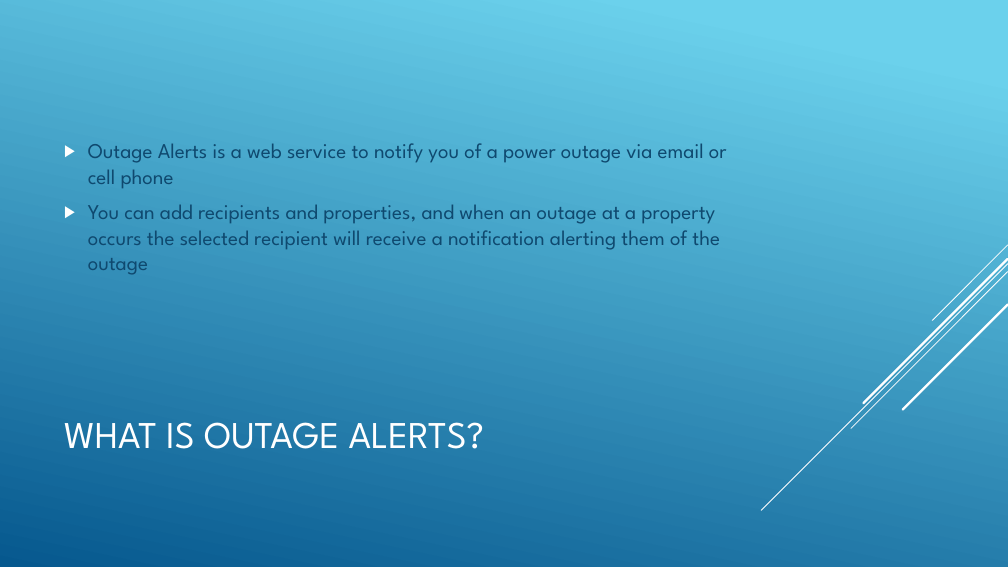
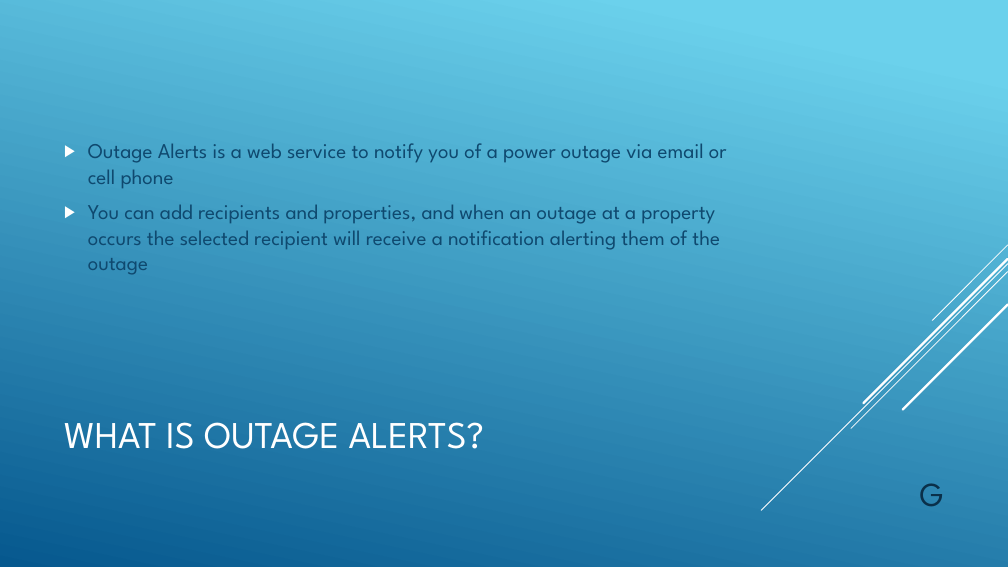
Before and after one commit to infonick/OutageAlert, a slide deck: slide 2 of Usability Study/Outage Alerts.pptx. Drawn at 1008x567 pixels with LibreOffice and Linux fonts; fonts in the diff are those of the drawing. Boxes give left, top, right and bottom in pixels: in the first picture for what was removed or moved away, otherwise in the second. Text is boxed around its words. In the diff, an @@ line names an element or a change of style, - is before the commit and + after.

```diff
--- a/Usability Study/Outage Alerts.pptx
+++ b/Usability Study/Outage Alerts.pptx
@@ text added at bbox=[920, 483, 944, 506], 32 pt, text #0A304A @@
+G
```
Also in this commit, not shown: 12 other slides changed.
